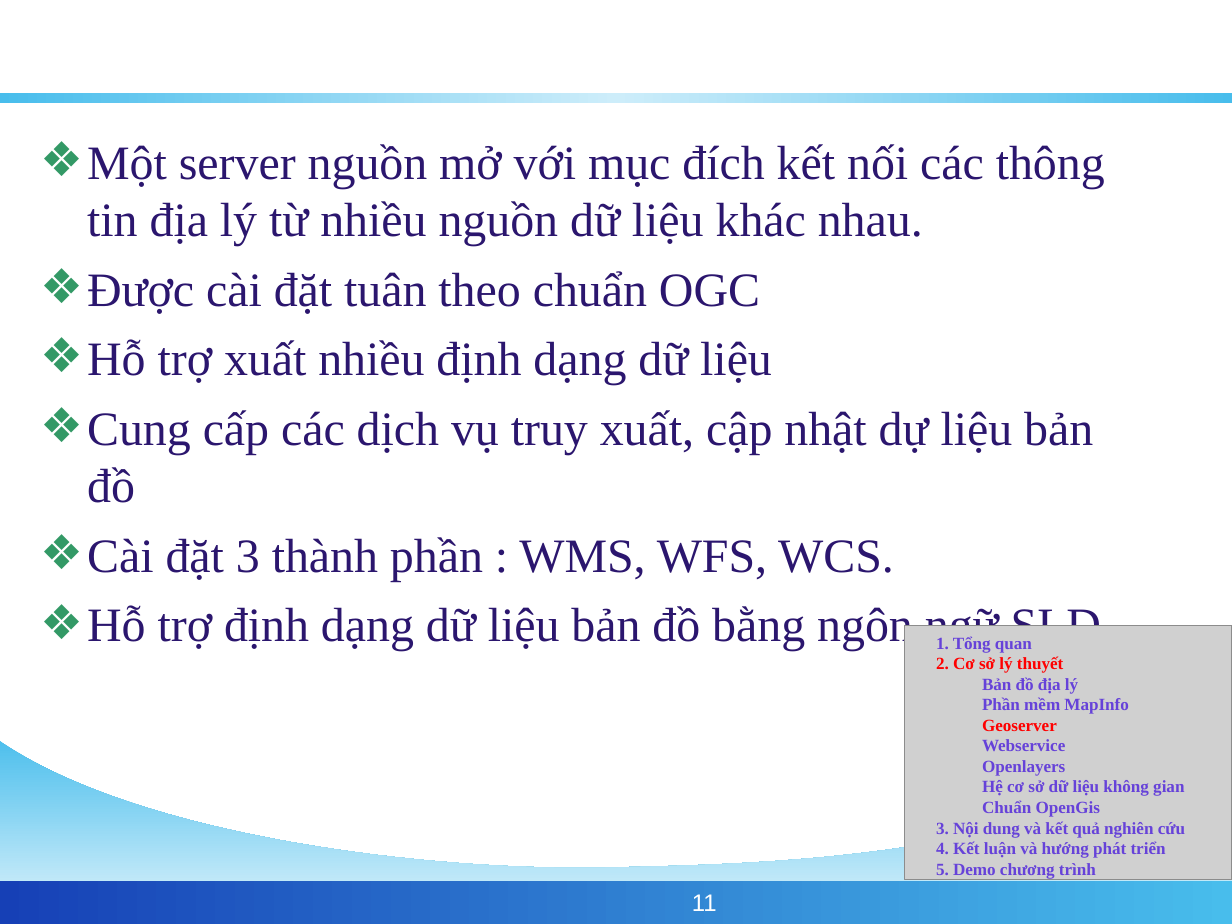
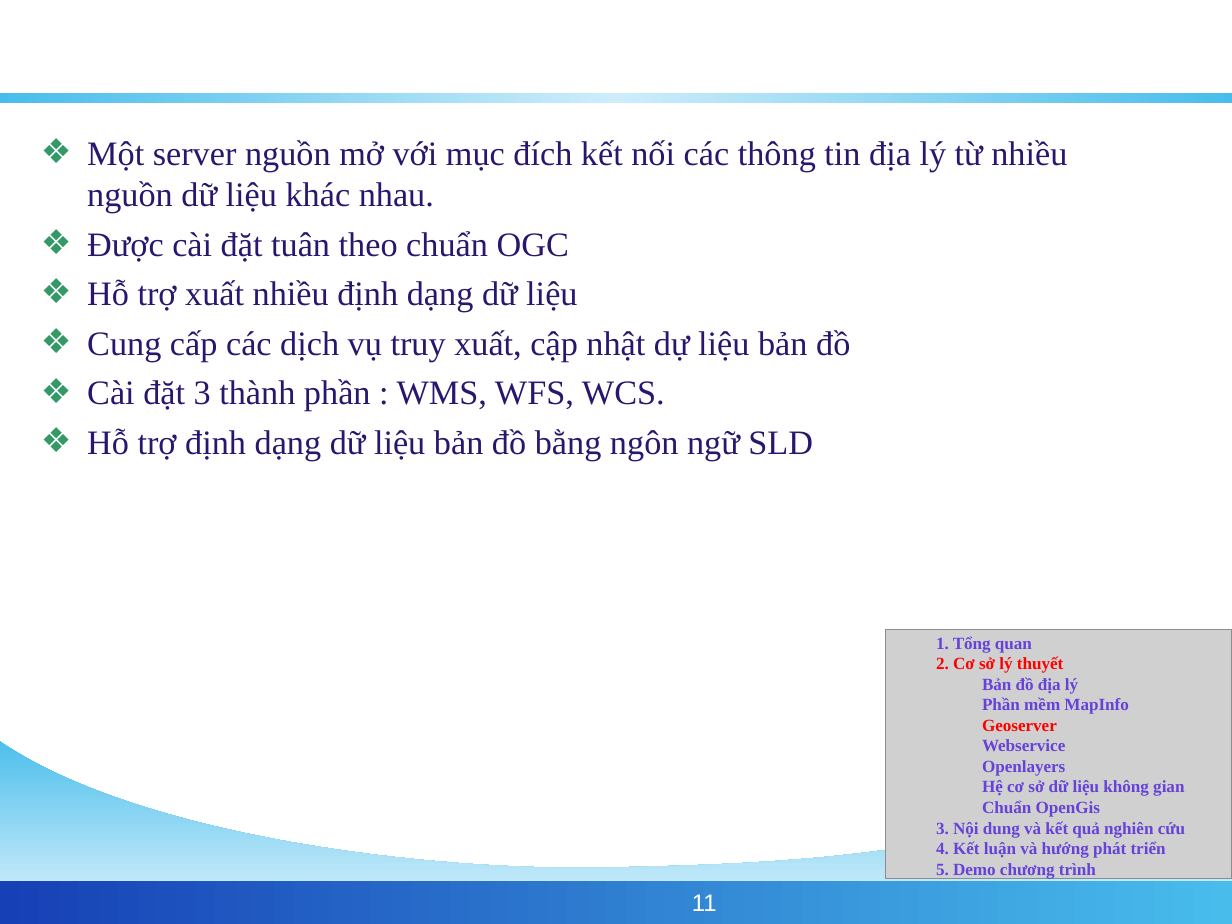
Before and after one commit to phamngsinh/cantho-webgis, a slide deck: slide 11 of Document/Bao Cao/BaoCaoLuanVan.ppt. Drawn at 1232x924 pixels with LibreOffice and Linux fonts; fonts in the diff are those of the drawing; grey boxes stand for pictures; background and template pictures are left out. Boxes give left, top, right and bottom in pixels: in the first picture for what was removed or moved away, otherwise in the second. Text is boxed around its words. In the diff, an @@ line names an element or a change of style, - is before the commit and + after.

```diff
--- a/Document/Bao Cao/BaoCaoLuanVan.ppt
+++ b/Document/Bao Cao/BaoCaoLuanVan.ppt
@@ text "Một server nguồn mở với ..." at (x1=87, y1=140, x2=1067, y2=461): size 28 to 20 pt; less space between paragraphs @@
@@ picture resized from (x1=904, y1=626, x2=1232, y2=880) to (x1=886, y1=630, x2=1232, y2=878) @@
```
Also in this commit, not shown: 21 other slides changed.
